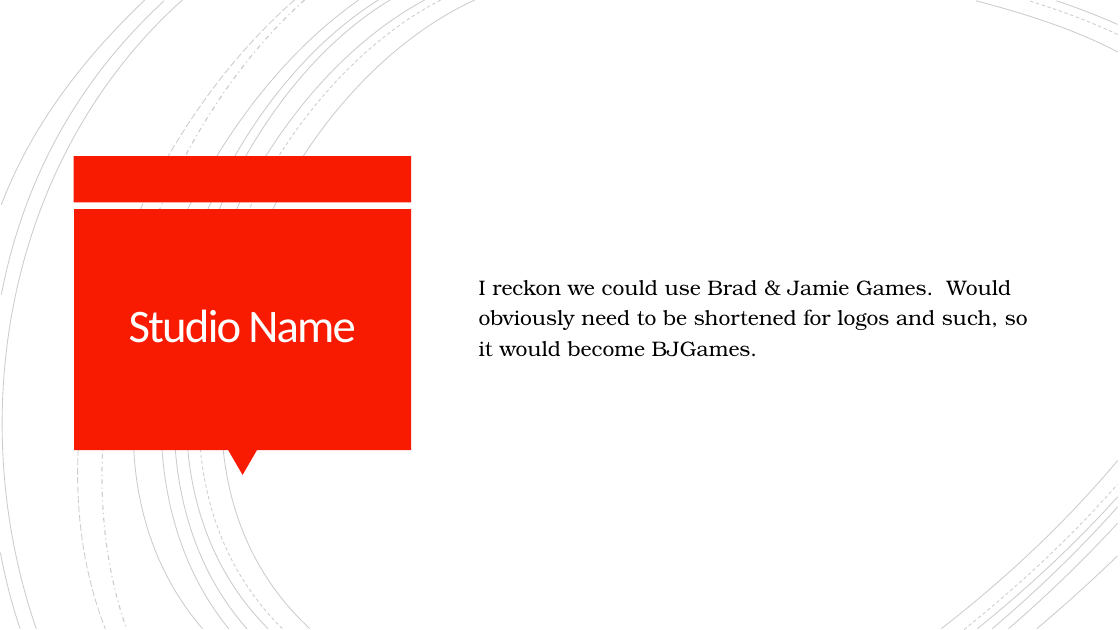
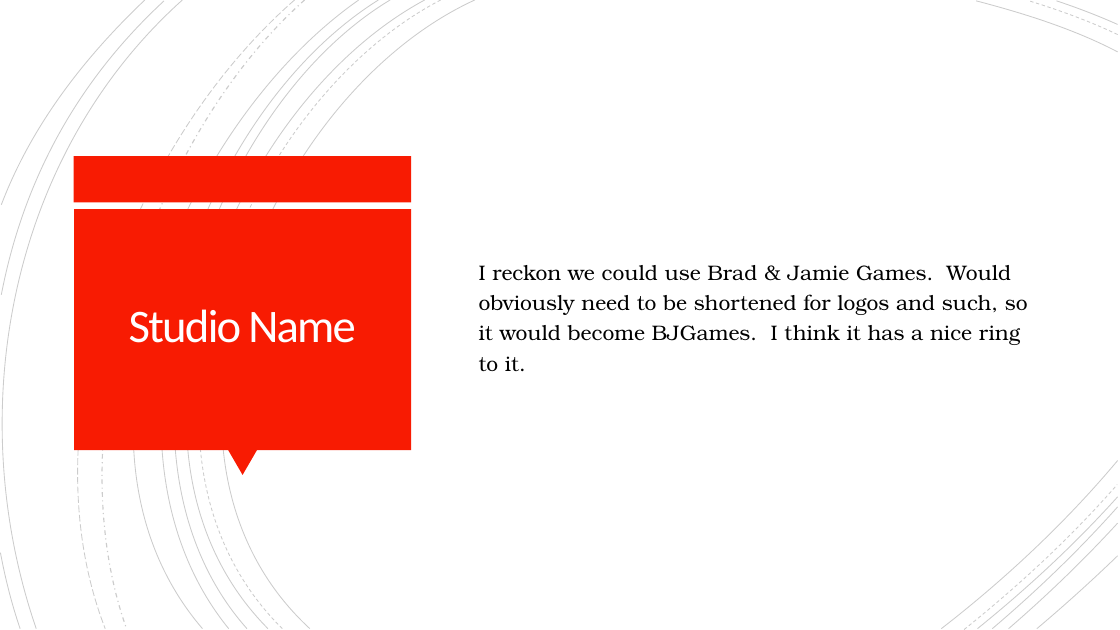
Before and after one commit to JMSams/JAT, a slide deck: slide 2 of Design Stuff/Design Document.pptx. Drawn at 1120x630 pixels with LibreOffice and Linux fonts; fonts in the diff are those of the drawing. Boxes give left, top, right and bottom in pixels: in the first picture for what was removed or moved away, otherwise in the second. Text is boxed around its words. In the diff, an @@ line names an element or a change of style, - is before the commit and + after.

```diff
--- a/Design Stuff/Design Document.pptx
+++ b/Design Stuff/Design Document.pptx
@@ text at box(479, 265, 1028, 371): text changed @@
-I reckon we could use Brad & Jamie Games. Would obviously need to be shortened for logos and such, so it would become BJGames.
+I reckon we could use Brad & Jamie Games. Would obviously need to be shortened for logos and such, so it would become BJGames. I think it has a nice ring to it.
```
Also in this commit, not shown: 2 slides added, 1 other file.
